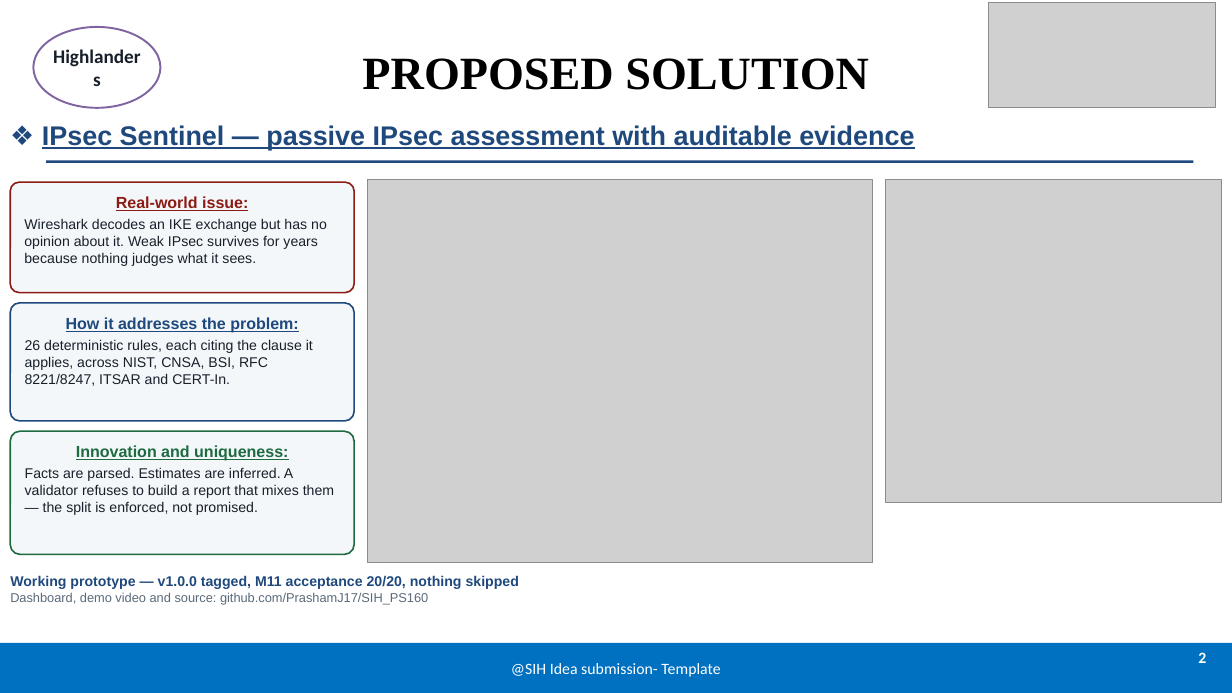
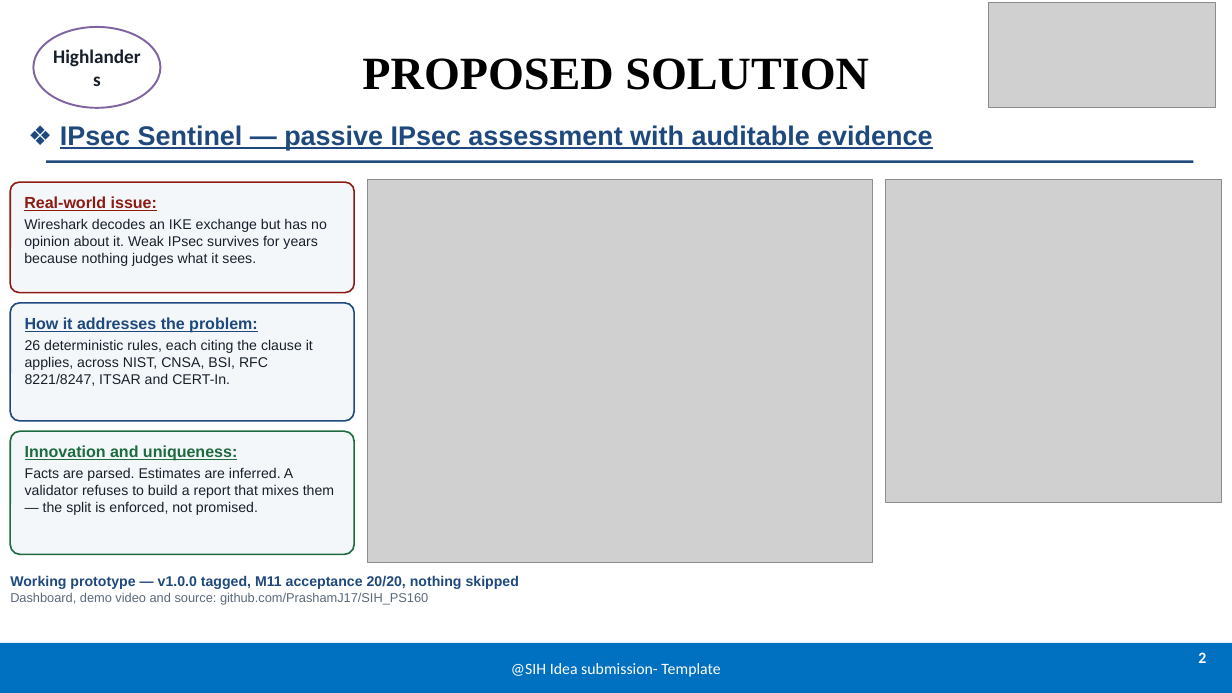
Before and after one commit to PrashamJ17/SIH_PS160, a slide deck: slide 2 of docs/SIH2026-Highlanders-IPsec-Sentinel.pptx. Drawn at 1232x693 pixels with LibreOffice and Linux fonts; fonts in the diff are those of the drawing; grey boxes stand for pictures. Boxes give left, top, right and bottom in pixels: in the first picture for what was removed or moved away, otherwise in the second. Text is boxed around its words. In the diff, an @@ line names an element or a change of style, - is before the commit and + after.

```diff
--- a/docs/SIH2026-Highlanders-IPsec-Sentinel.pptx
+++ b/docs/SIH2026-Highlanders-IPsec-Sentinel.pptx
@@ text "❖ IPsec Sentinel — passive ...": place and size @@
-text "❖ IPsec Sentinel — passive ..." at <box>42,125,914,150</box>
+text "❖ IPsec Sentinel — passive ..." at <box>60,125,932,150</box>
@@ text in rounded rectangle at <box>24,196,157,211</box>: alignment centre to left @@
@@ text in rounded rectangle at <box>25,317,258,333</box>: alignment centre to left @@
@@ text in rounded rectangle at <box>25,445,237,461</box>: alignment centre to left @@
```
Also in this commit, not shown: 4 other slides changed, 15 other files.
